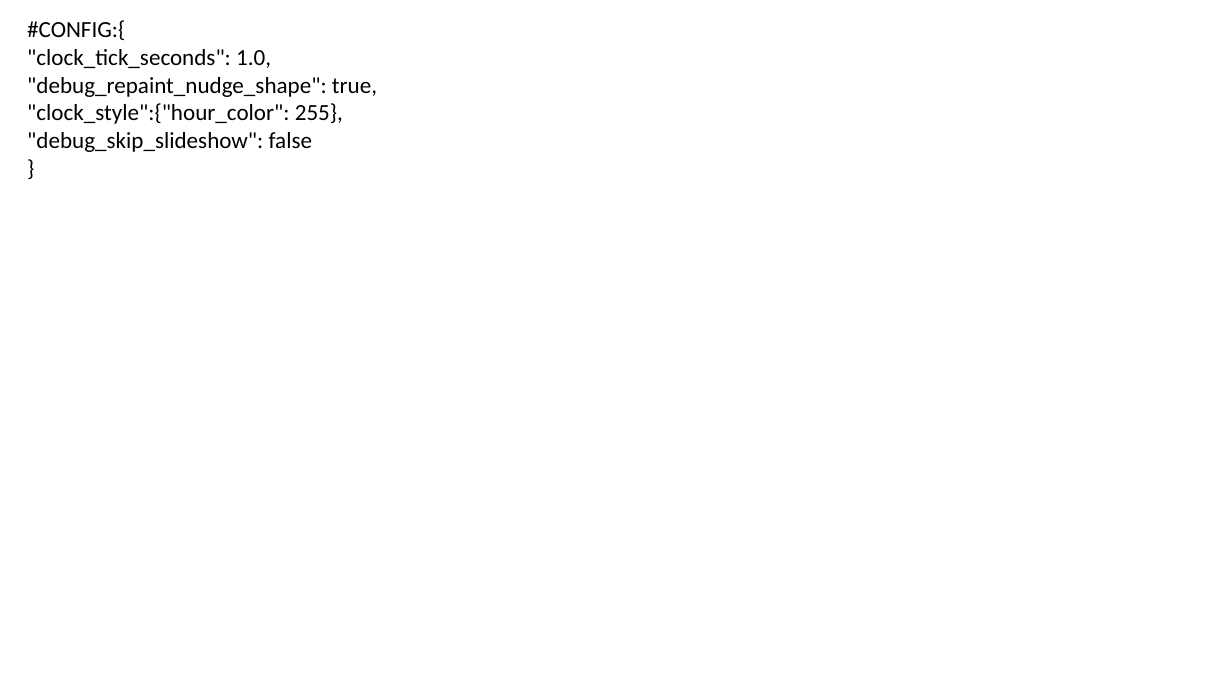
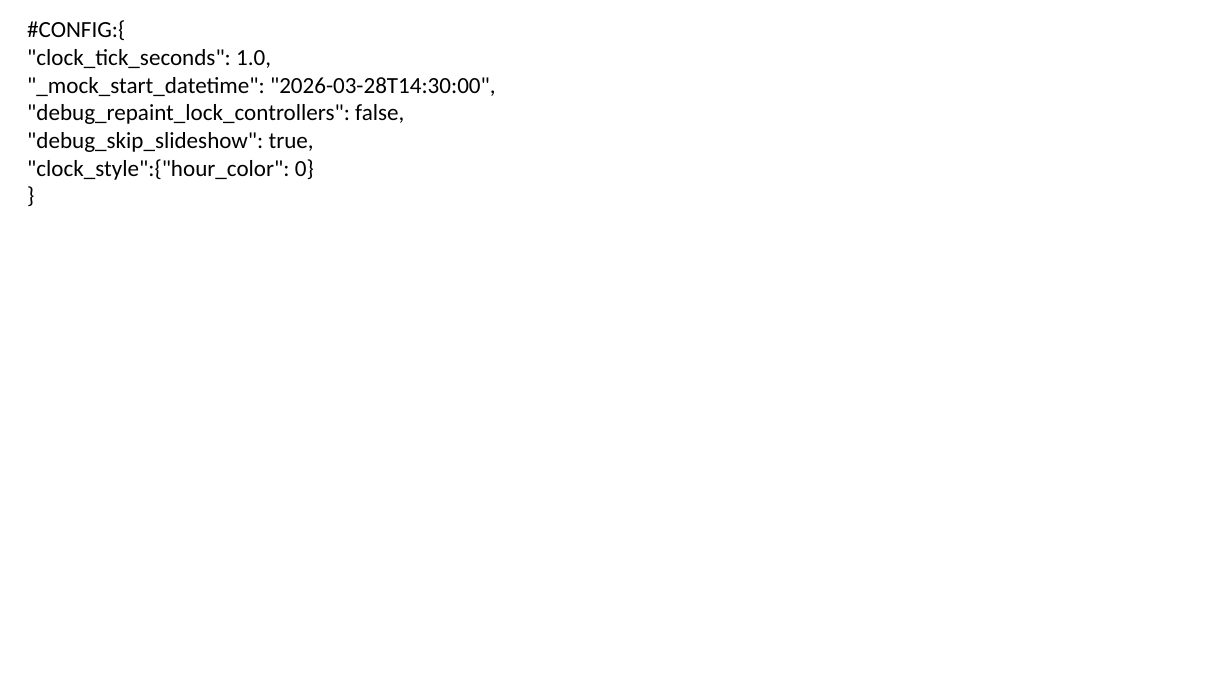
Before and after one commit to diaphone0/shul-luah, a slide deck: slide 4 of luah.pptx (slide 5 before the commit). Drawn at 1232x693 pixels with LibreOffice and Linux fonts; fonts in the diff are those of the drawing. Boxes give left, top, right and bottom in pixels: in the first picture for what was removed or moved away, otherwise in the second. Text is boxed around its words. In the diff, an @@ line names an element or a change of style, - is before the commit and + after.

Commit message:
'update'

```diff
--- a/luah.pptx
+++ b/luah.pptx
@@ text at (x1=27, y1=77, x2=496, y2=180): text changed @@
-"debug_repaint_nudge_shape": true,
-"clock_style":{"hour_color": 255},
-"debug_skip_slideshow": false
+"_mock_start_datetime": "2026-03-28T14:30:00",
+"debug_repaint_lock_controllers": false,
+"debug_skip_slideshow": true,
+"clock_style":{"hour_color": 0}
```
Also in this commit, not shown: 2 other slides changed, 2 slides added.
